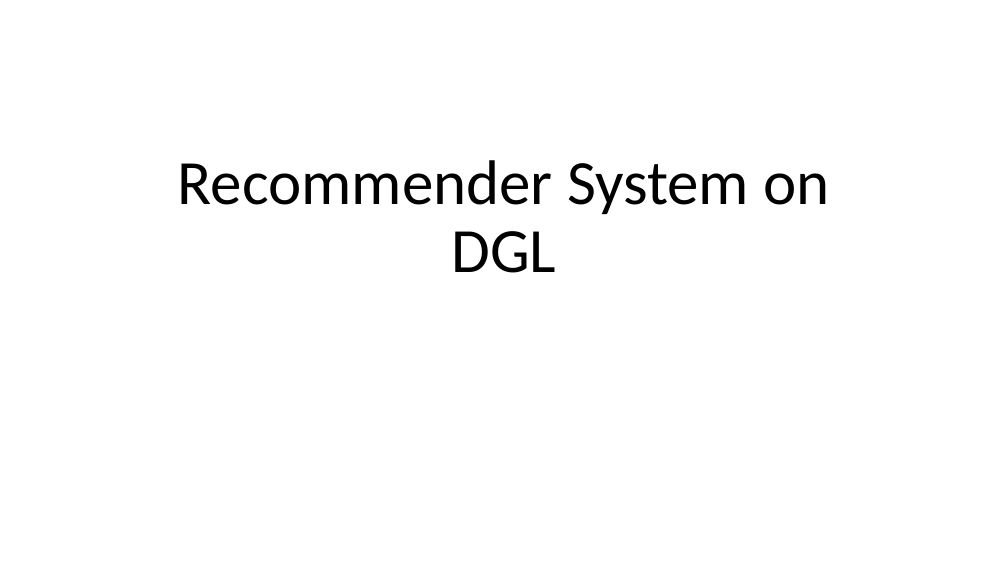
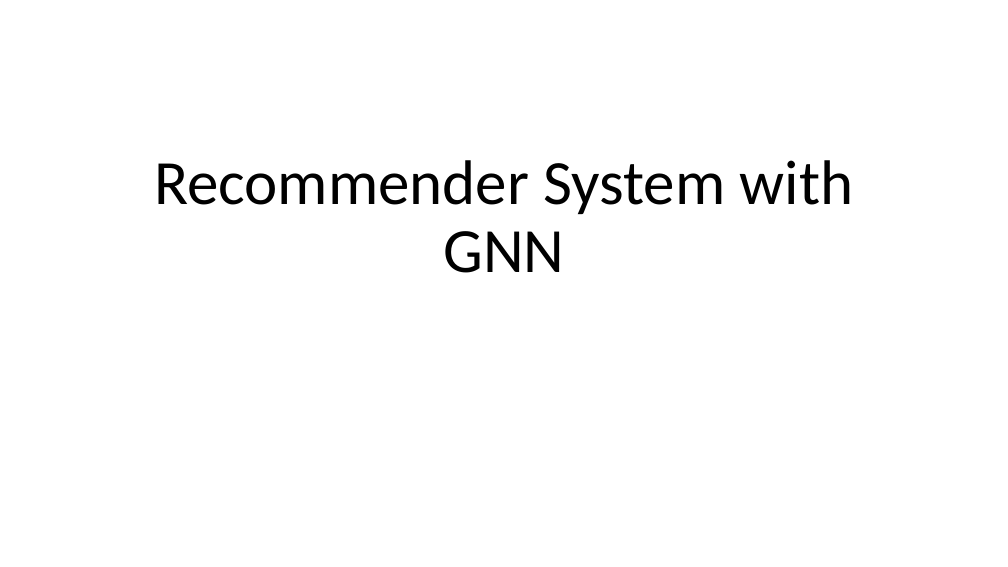
Before and after one commit to xkuang/KDD-2019-Hands-on, a slide deck: slide 1 of 3_recommender_system/Rec.pptx. Drawn at 1008x567 pixels with LibreOffice and Linux fonts; fonts in the diff are those of the drawing. Boxes give left, top, right and bottom in pixels: in the first picture for what was removed or moved away, otherwise in the second. Text is boxed around its words. In the diff, an @@ line names an element or a change of style, - is before the commit and + after.

Commit message:
update slides.

```diff
--- a/3_recommender_system/Rec.pptx
+++ b/3_recommender_system/Rec.pptx
@@ title at <box>154,160,854,273</box>: text changed @@
-Recommender System on DGL
+Recommender System with GNN
```
